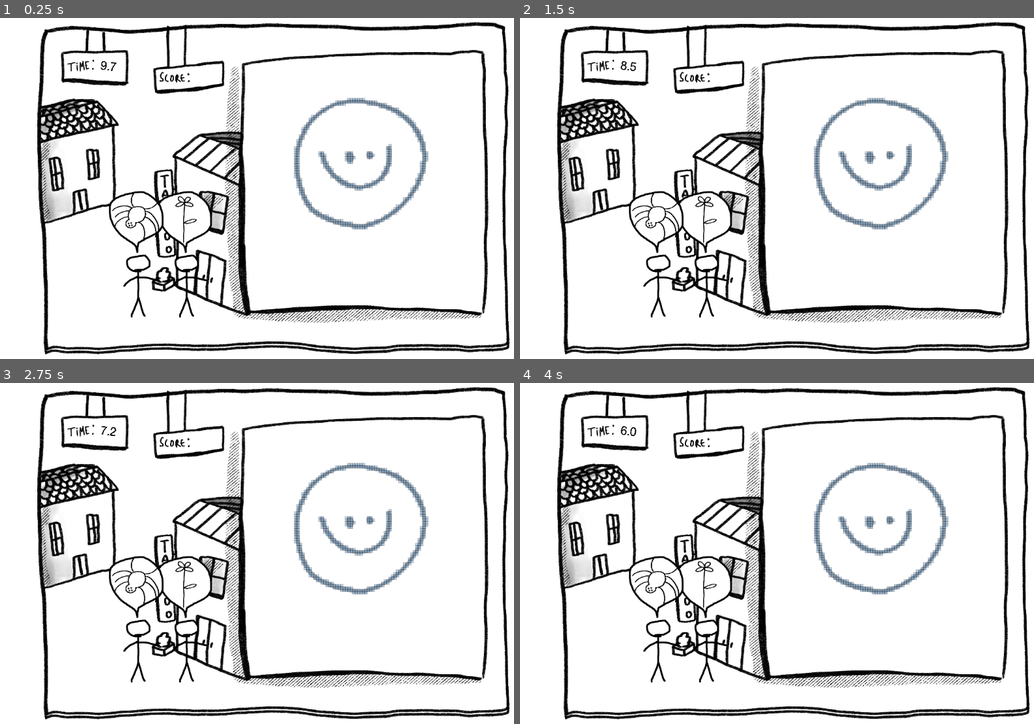
Above: before the commit, frames 1-4 (two rows, left to right).
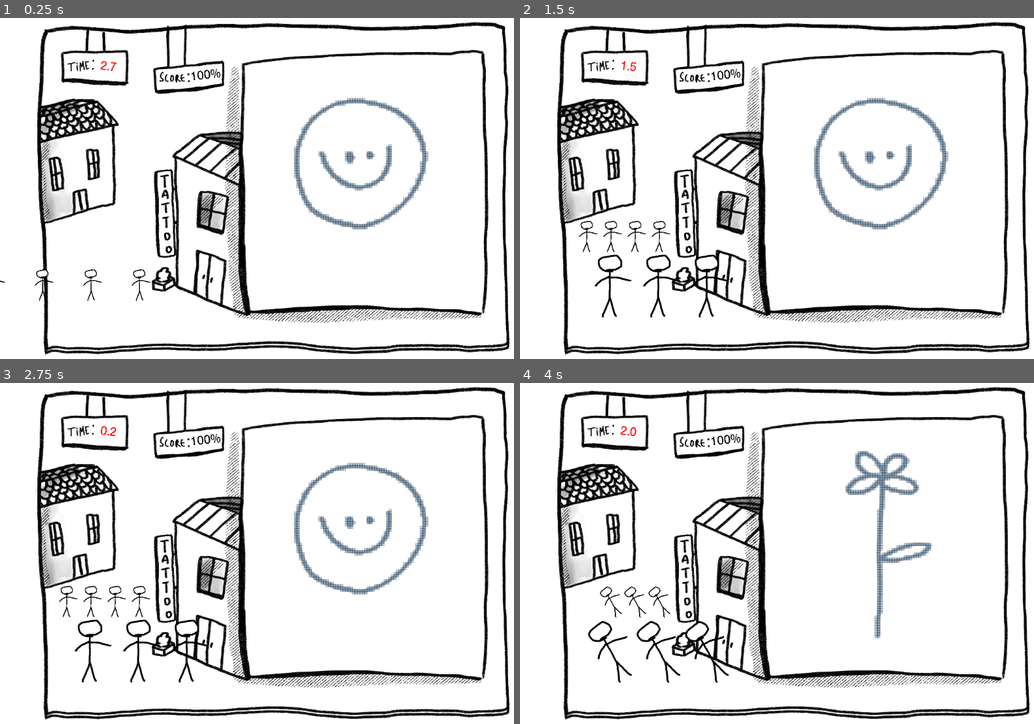
Above: after the commit, the same moments.

Repository: LeResteDuMonde/LudumDare51
Game: Godot game, scene res://Scenes/MainScene.tscn
Two runs of this game, one before a commit and one after it. Both use one fixed random seed, a clock stepped at 60 frames per second and the inputs below. The engine's default icon, where the game draws it, is replaced by a stand-in: a white triangle on a blue panel in a dark square. Sound files missing from this copy of the repository are replaced by a short silence.
Inputs (mouse positions are in pixels of both pictures, inside the frame that each line leads up to):
- Up to frame 1 (0.25 s): no input
- Up to frame 2 (1.5 s): move the mouse to (884, 178) at 0.52 s; click (884, 178) at 0.67 s; move the mouse to (679, 205) at 1.27 s; click (679, 205) at 1.42 s
- Up to frame 3 (2.75 s): move the mouse to (313, 475) at 2.02 s; click (313, 475) at 2.17 s
- Up to frame 4 (4 s): move the mouse to (756, 621) at 2.77 s; click (756, 621) at 2.92 s; move the mouse to (936, 604) at 3.52 s; click (936, 604) at 3.67 s

The runs differ from the first frame. In frame 1, 1.9% of the frame differs, in the area x 0-43%, y 12-88%; in frame 2, 1.9%; in frame 3, 1.9%; in frame 4, 5.8%, in the area x 13-84%, y 12-89%.

Commit message:
Aniamtion Customer

Diff:
--- a/Scenes/Customer.tscn
+++ b/Scenes/Customer.tscn
@@ -6,7 +6,7 @@
 [ext_resource path="res://Scripts/Customer.gd" type="Script" id=4]
 
 [node name="Customer" type="Node2D"]
-position = Vector2( -487, 433 )
+scale = Vector2( 0.5, 0.5 )
 script = ExtResource( 4 )
 
 [node name="Sprite" type="Sprite" parent="."]
@@ -17,11 +17,15 @@
 position = Vector2( -11, -267 )
 
 [node name="Bubble" type="Sprite" parent="WantedDrawing"]
+visible = false
 light_mask = 0
+z_index = 1
 texture = ExtResource( 1 )
 
 [node name="Drawing" type="Sprite" parent="WantedDrawing"]
+visible = false
 light_mask = 0
 position = Vector2( -6, 0 )
 scale = Vector2( 0.25, 0.25 )
+z_index = 2
 texture = ExtResource( 2 )
--- a/Scenes/MainScene.tscn
+++ b/Scenes/MainScene.tscn
@@ -27,7 +27,7 @@
 
 [node name="Mask" type="Light2D" parent="Hud"]
 light_mask = 32
-position = Vector2( 0.245405, 5.06816 )
+position = Vector2( 5.06813, 9.53674e-07 )
 texture = ExtResource( 6 )
 mode = 3
 
@@ -59,25 +59,26 @@
 
 [node name="Audio1" type="AudioStreamPlayer2D" parent="CanvasLayer/Timer"]
 stream = ExtResource( 8 )
+volume_db = -20.0
 
 [node name="Audio2" type="AudioStreamPlayer2D" parent="CanvasLayer/Timer"]
 stream = ExtResource( 7 )
+volume_db = -20.0
 
 [node name="Score" type="Node2D" parent="CanvasLayer"]
 show_behind_parent = true
-position = Vector2( -1449, -113 )
+position = Vector2( -297, -484 )
 z_index = 1
 
 [node name="Label" type="Label" parent="CanvasLayer/Score"]
 anchor_right = 0.642
-margin_left = -322.0
-margin_top = -501.0
-margin_right = -197.0
-margin_bottom = -444.0
+margin_right = 125.0
+margin_bottom = 57.0
 rect_rotation = -6.6
 custom_colors/font_color = Color( 0, 0, 0, 1 )
 custom_fonts/font = SubResource( 1 )
 text = "100%"
 
+[connection signal="end_tween" from="Customers" to="Customers" method="_on_Customers_end_tween"]
 [connection signal="new_customer" from="CanvasLayer/Timer" to="Canva" method="_on_Timer_new_customer"]
 [connection signal="new_customer" from="CanvasLayer/Timer" to="Customers" method="_on_Timer_new_customer"]
--- a/Scripts/Customer.gd
+++ b/Scripts/Customer.gd
@@ -8,3 +8,7 @@
 func set_drawing(texture):
 	drawing = texture
 	$WantedDrawing/Drawing.set_texture(texture)
+
+func set_drawing_visible():
+	$WantedDrawing/Drawing.show()
+	$WantedDrawing/Bubble.show()
--- a/Scripts/CustomersManager.gd
+++ b/Scripts/CustomersManager.gd
@@ -2,10 +2,12 @@
 
 var rng : RandomNumberGenerator = RandomNumberGenerator.new()
 
-var nb_customers = 3
+var nb_customers = 8
 onready var customers = []
 
 var customer_scene = load("res://Scenes/Customer.tscn")
+
+signal end_tween
 
 func _ready():
 	create_customers()
@@ -39,6 +41,7 @@
 		customer.set_drawing(load(drawings.pop_at(n)))
 		add_child(customer)
 		customers += [customer]
+	set_customer_position()
 
 func new_customer():
 	if(customers != []):
@@ -46,5 +49,29 @@
 		var drawing = customer.drawing
 		get_node("../Canva/Model").set_model(drawing)
 		remove_child(customer)
-		for cust in customers:
-			cust.position +=(Vector2(200, 0))
+		#for cust in customers:
+		#	cust.position +=(Vector2(200, 0))
+		set_customer_position()
+
+func set_customer_position():
+	for i in range(0, customers.size()):
+		var tween := create_tween().set_trans(Tween.TRANS_QUINT).set_ease(Tween.EASE_IN)
+		var new_position = Vector2.ZERO
+
+		if(i < 3):
+			new_position = Vector2(-i*200-300, 400)
+			tween.tween_property(customers[i], "scale", Vector2(1,1) , 1)
+		else:
+			new_position = Vector2(-(i-3)*100-500, 200)
+
+
+		tween.parallel().tween_property(customers[i], "position", new_position, 1)
+		tween.parallel().tween_property(customers[i], "rotation", -.5 , .5)
+		tween.tween_property(customers[i], "rotation", 0.01 , .3)
+		#tween.connect("tween_all_completed", self, "end_tween")
+
+
+		#customers[i].set_position(new_position)
+
+func _on_Customers_end_tween():
+	print("end")
--- a/Scripts/Timer.gd
+++ b/Scripts/Timer.gd
@@ -1,10 +1,11 @@
 extends Node
 
-const DRAWING_TIME = 10
+const DRAWING_TIME = 3
 
 var paused = true
 var timer
 var timer_seconds
+var sound_id = 0;
 
 signal new_customer()
 
@@ -38,10 +39,17 @@
 	emit_signal("new_customer")
 
 func reset_timer():
+	sound_id = 0
 	label.add_color_override("font_color", Color.black)
 	timer = DRAWING_TIME
 	timer_seconds = 1
 
 func second_passed():
-	timer_seconds = 1
-	timer_sound[0].play()
+	var new_time = 1
+	if(timer < 3):
+		new_time = 0.25
+	elif(timer < 6):
+		new_time = 0.5
+	sound_id = 0 if (sound_id == 1) else 1
+	timer_seconds = new_time
+	timer_sound[sound_id].play()
Not shown, removed: Recherche/.~lock.Recherche.odt#
